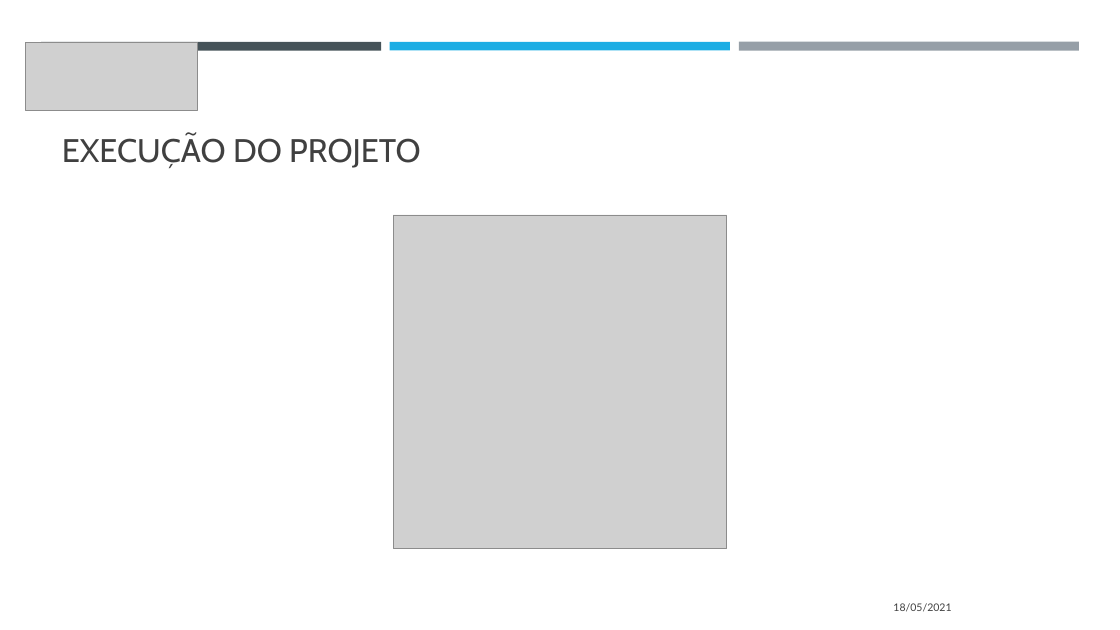
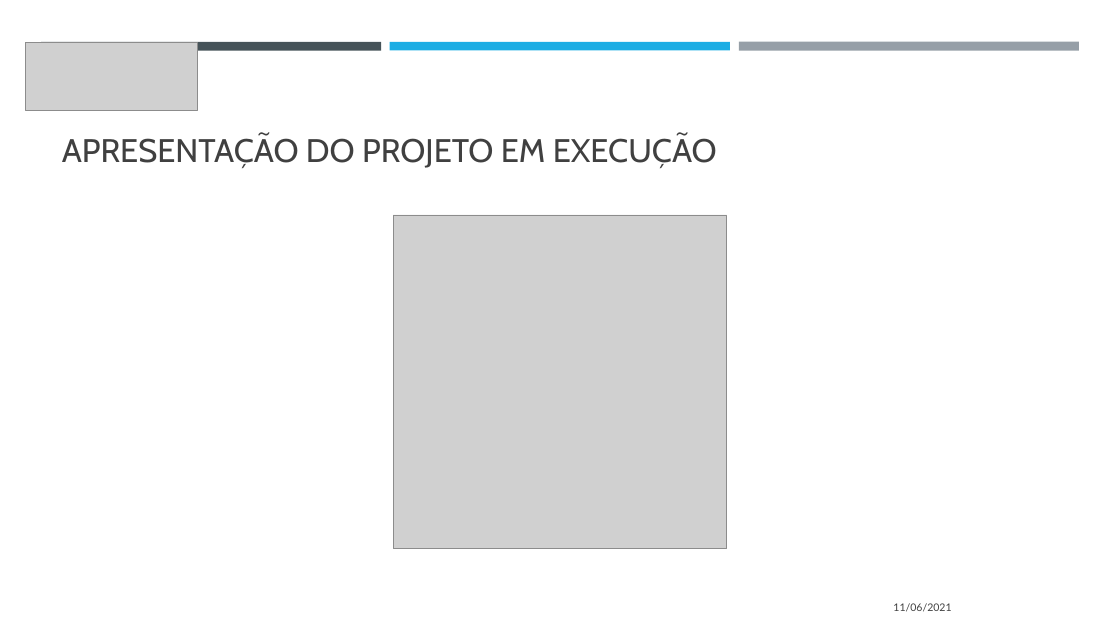
Before and after one commit to GabrielMCS01/PSI_DA_PL1-A, a slide deck: slide 12 of doc/Desenvolvimento de Aplicações (Projeto Fase 1).pptx. Drawn at 1120x630 pixels with LibreOffice and Linux fonts; fonts in the diff are those of the drawing; grey boxes stand for pictures. Boxes give left, top, right and bottom in pixels: in the first picture for what was removed or moved away, otherwise in the second. Text is boxed around its words. In the diff, an @@ line names an element or a change of style, - is before the commit and + after.

```diff
--- a/doc/Desenvolvimento de Aplicações (Projeto Fase 1).pptx
+++ b/doc/Desenvolvimento de Aplicações (Projeto Fase 1).pptx
@@ title at (62,135,717,168): text changed @@
-EXECUÇÃO DO PROJETO
+APRESENTAÇÃO DO PROJETO EM EXECUÇÃO
@@ text at (893,603,951,612): text changed @@
-18/05/2021
+11/06/2021
```
Also in this commit, not shown: 9 other slides changed.
